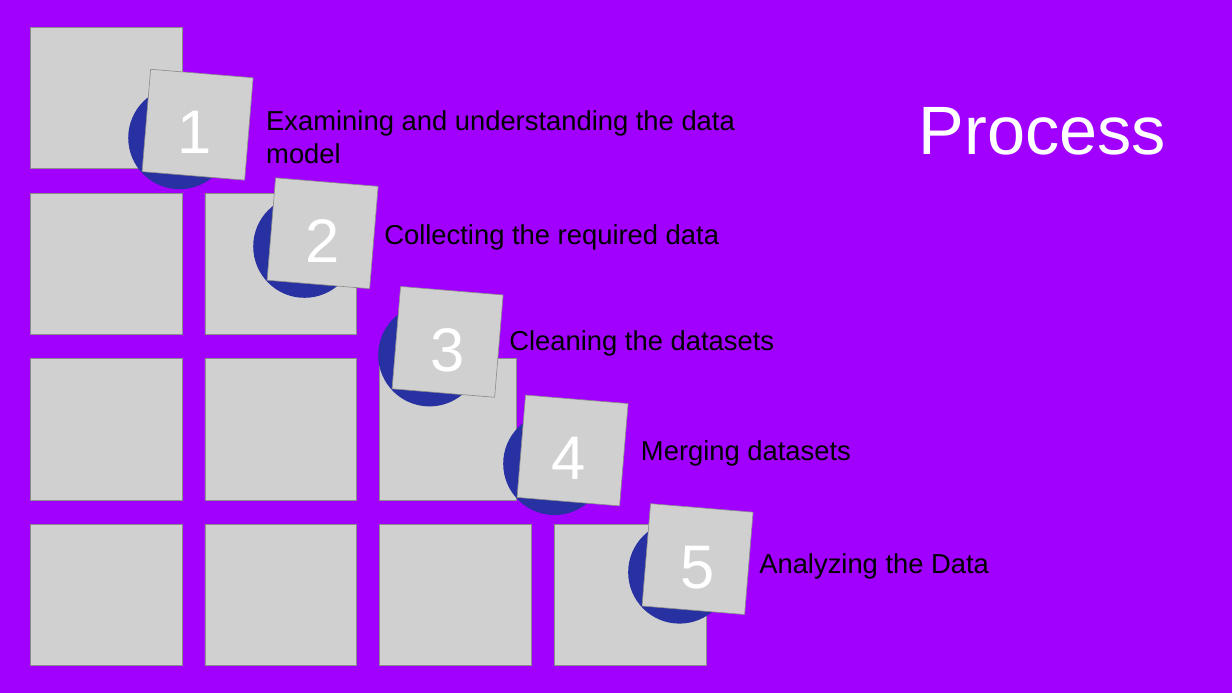
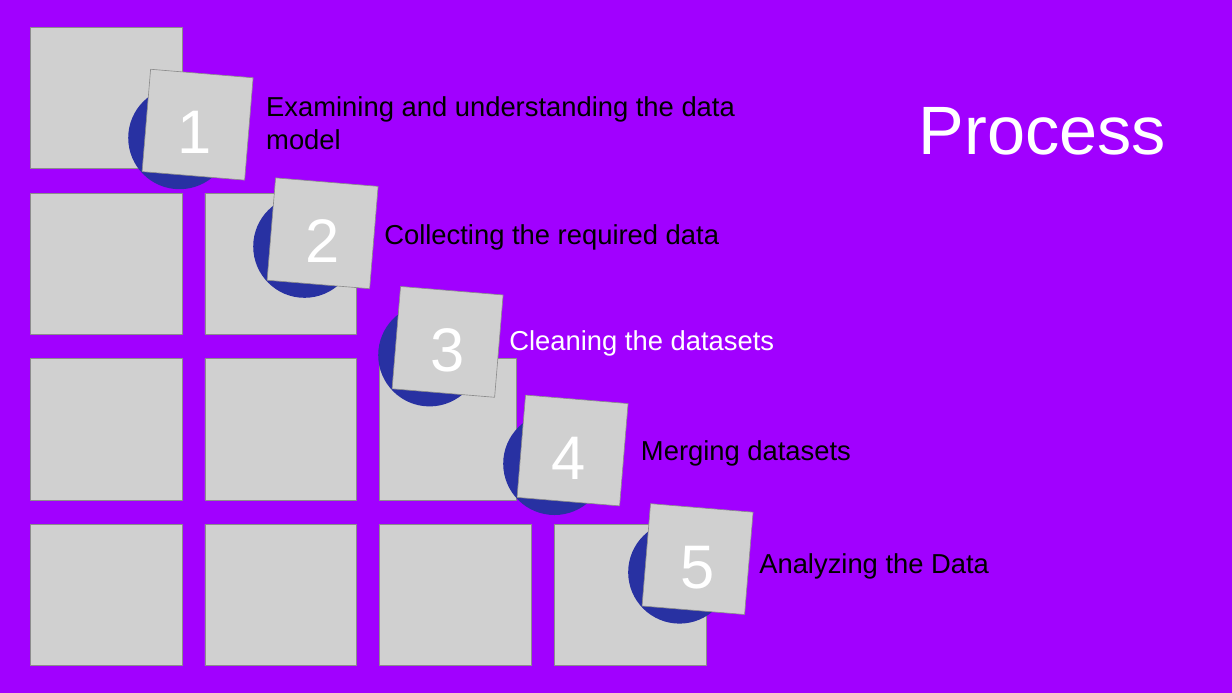
Before and after one commit to Cabone01/Data_Analytics_n_Visualizations, a slide deck: slide 6 of Social Buzz Analysis.pptx. Drawn at 1232x693 pixels with LibreOffice and Linux fonts; fonts in the diff are those of the drawing; grey boxes stand for pictures. Boxes give left, top, right and bottom in pixels: in the first picture for what was removed or moved away, otherwise in the second. Text is boxed around its words. In the diff, an @@ line names an element or a change of style, - is before the commit and + after.

```diff
--- a/Social Buzz Analysis.pptx
+++ b/Social Buzz Analysis.pptx
@@ text "Examining and understanding the data ...": place and size @@
-text "Examining and understanding the data ..." at (266, 110, 735, 164)
+text "Examining and understanding the data ..." at (266, 96, 735, 150)
@@ text "Cleaning the datasets" at (509, 330, 774, 355): text colour #000000 to #FFFFFF @@
```
Also in this commit, not shown: 3 other slides changed, 3 slides added, 4 slides removed, 1 other file.
